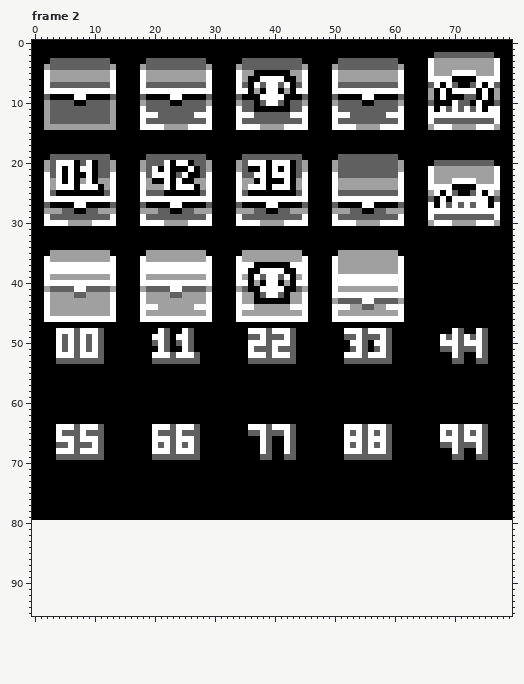
A pixel-art file gets an edit: art/concept/chests.ase. Above: the version before the commit.
80x80 pixels, 4 frames. Shown: frame 2. The old version is drawn lined up with the new one, on the new canvas. The commit also changed other frames, which this record leaves out.
The result:
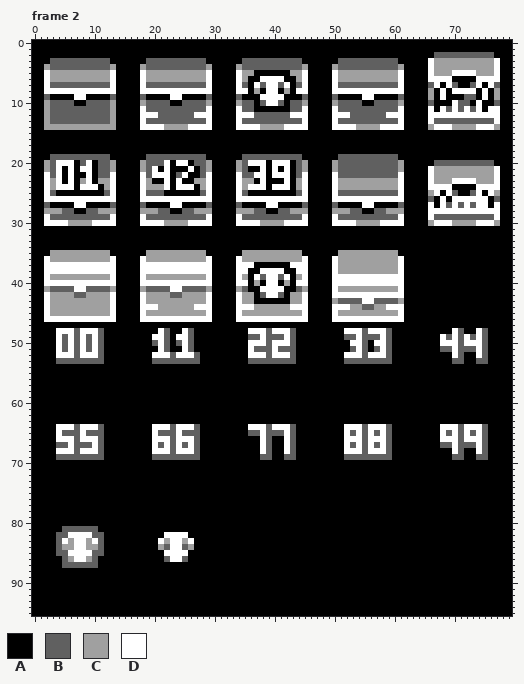
Palette (. is transparent): A #000000  B #606060  C #a0a0a0  D #ffffff
Edits made:
canvas 80x80 -> 80x96
Changed rows in their new state; - is an unchanged pixel.
Frame 2:
first column x 0:
80 AAAAAAAAAAAAAAAAAAAAAAAAAAAAAAAAAAAAAAAAAAAAAAAAAAAAAAAAAAAAAAAAAAAAAAAAAAAAAAAA
81 AAAAABBBBBBAAAAAAAAAAAAAAAAAAAAAAAAAAAAAAAAAAAAAAAAAAAAAAAAAAAAAAAAAAAAAAAAAAAAA
82 AAAABBDDDDBBAAAAAAAAAADDDDAAAAAAAAAAAAAAAAAAAAAAAAAAAAAAAAAAAAAAAAAAAAAAAAAAAAAA
83 AAAABDCDDCDBAAAAAAAAADCDDCDAAAAAAAAAAAAAAAAAAAAAAAAAAAAAAAAAAAAAAAAAAAAAAAAAAAAA
84 AAAABCCDDCCBAAAAAAAAACBDDBCAAAAAAAAAAAAAAAAAAAAAAAAAAAAAAAAAAAAAAAAAAAAAAAAAAAAA
85 AAAABBDDDDBBAAAAAAAAAADDDDAAAAAAAAAAAAAAAAAAAAAAAAAAAAAAAAAAAAAAAAAAAAAAAAAAAAAA
86 AAAAABCDDCBAAAAAAAAAAABDDBAAAAAAAAAAAAAAAAAAAAAAAAAAAAAAAAAAAAAAAAAAAAAAAAAAAAAA
87 AAAAABBBBBBAAAAAAAAAAAAAAAAAAAAAAAAAAAAAAAAAAAAAAAAAAAAAAAAAAAAAAAAAAAAAAAAAAAAA
88 AAAAAAAAAAAAAAAAAAAAAAAAAAAAAAAAAAAAAAAAAAAAAAAAAAAAAAAAAAAAAAAAAAAAAAAAAAAAAAAA
89 AAAAAAAAAAAAAAAAAAAAAAAAAAAAAAAAAAAAAAAAAAAAAAAAAAAAAAAAAAAAAAAAAAAAAAAAAAAAAAAA
90 AAAAAAAAAAAAAAAAAAAAAAAAAAAAAAAAAAAAAAAAAAAAAAAAAAAAAAAAAAAAAAAAAAAAAAAAAAAAAAAA
91 AAAAAAAAAAAAAAAAAAAAAAAAAAAAAAAAAAAAAAAAAAAAAAAAAAAAAAAAAAAAAAAAAAAAAAAAAAAAAAAA
92 AAAAAAAAAAAAAAAAAAAAAAAAAAAAAAAAAAAAAAAAAAAAAAAAAAAAAAAAAAAAAAAAAAAAAAAAAAAAAAAA
93 AAAAAAAAAAAAAAAAAAAAAAAAAAAAAAAAAAAAAAAAAAAAAAAAAAAAAAAAAAAAAAAAAAAAAAAAAAAAAAAA
94 AAAAAAAAAAAAAAAAAAAAAAAAAAAAAAAAAAAAAAAAAAAAAAAAAAAAAAAAAAAAAAAAAAAAAAAAAAAAAAAA
95 AAAAAAAAAAAAAAAAAAAAAAAAAAAAAAAAAAAAAAAAAAAAAAAAAAAAAAAAAAAAAAAAAAAAAAAAAAAAAAAA
Changed places in both pictures, as pixel boxes (x1, y1, x2, y2):
added: (32, 520, 512, 616)
